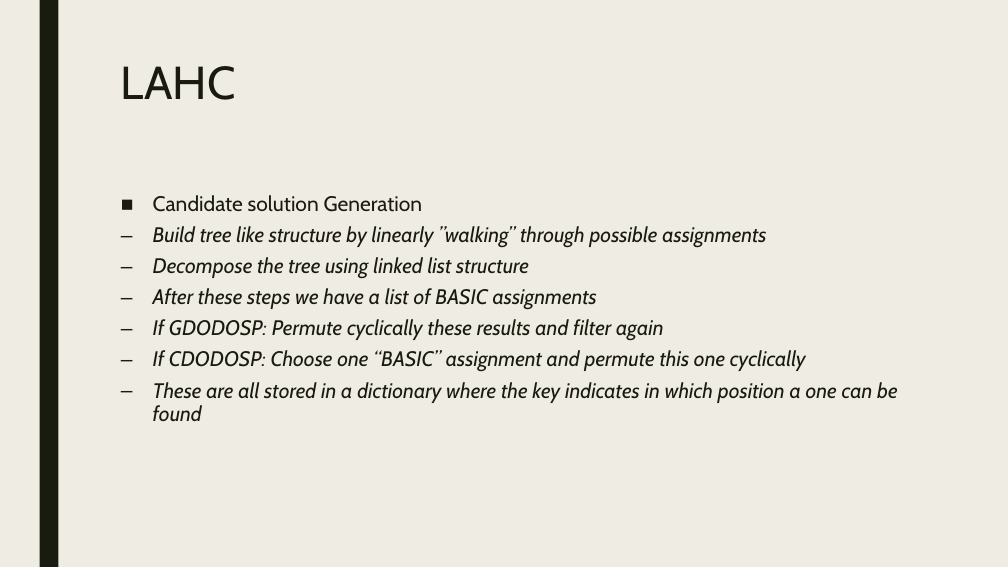
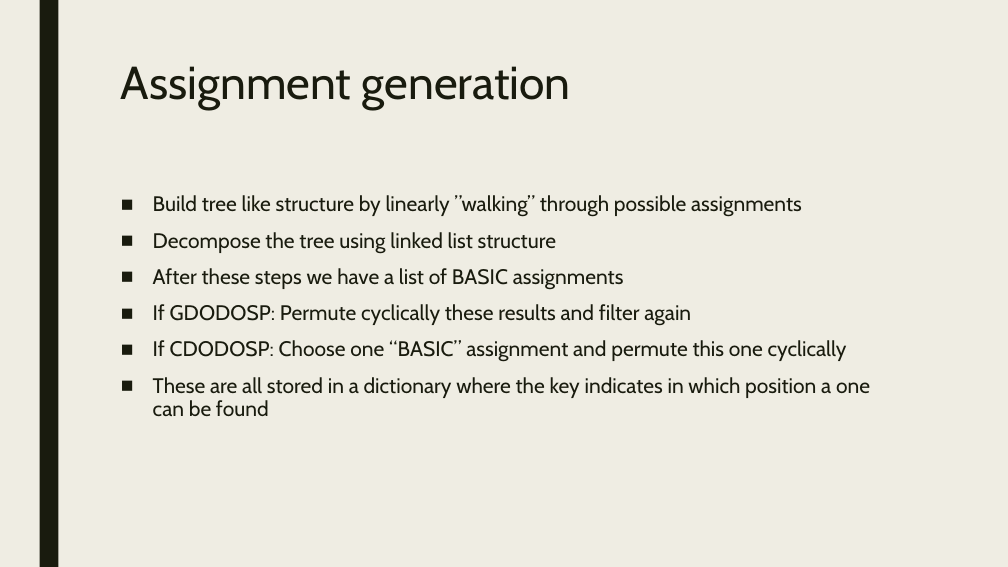
Before and after one commit to BavoGoosens/Capita3, a slide deck: slide 6 of presentation.pptx. Drawn at 1008x567 pixels with LibreOffice and Linux fonts; fonts in the diff are those of the drawing. Boxes give left, top, right and bottom in pixels: in the first picture for what was removed or moved away, otherwise in the second. Text is boxed around its words. In the diff, an @@ line names an element or a change of style, - is before the commit and + after.

```diff
--- a/presentation.pptx
+++ b/presentation.pptx
@@ title at (121, 66, 571, 110): text changed @@
-LAHC
+Assignment generation
@@ text "Build tree like structure by ..." at (153, 195, 870, 416): italic off; bullet – to ■; list level 2 to 1 in "Build tree like structure by ..."; list level 2 to 1 in "Decompose the tree using linked ..."; list level 2 to 1 in "After these steps we have ..."; list level 2 to 1 in "If GDODOSP: Permute cyclically these ..."; list level 2 to 1 in "If CDODOSP: Choose one “BASIC” ..."; list level 2 to 1 in "These are all stored in ..." @@
@@ text at (153, 195, 423, 212): paragraph removed @@
-■ Candidate solution Generation
```
Also in this commit, not shown: 3 other slides changed, 1 slide added.
